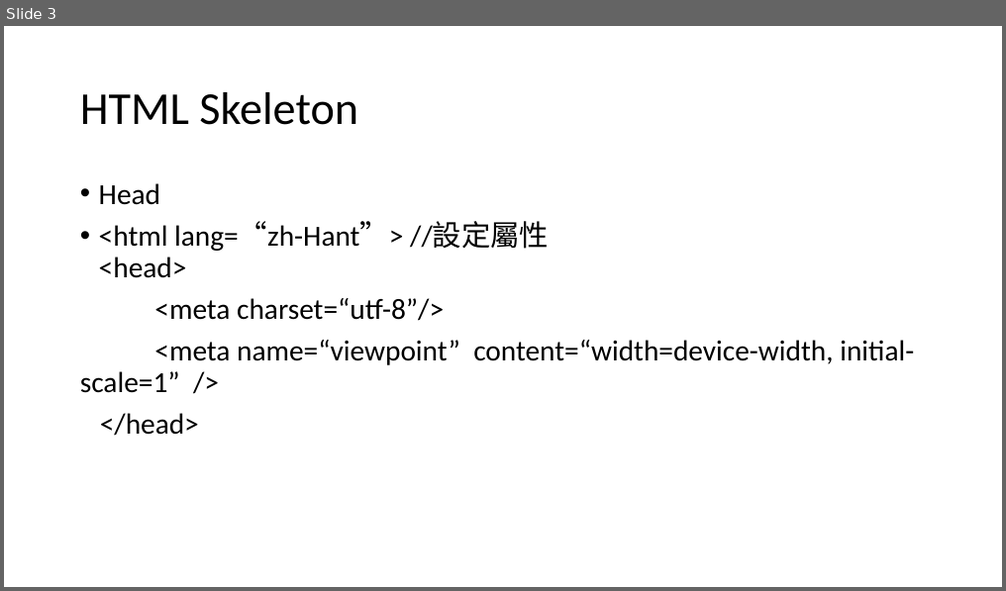
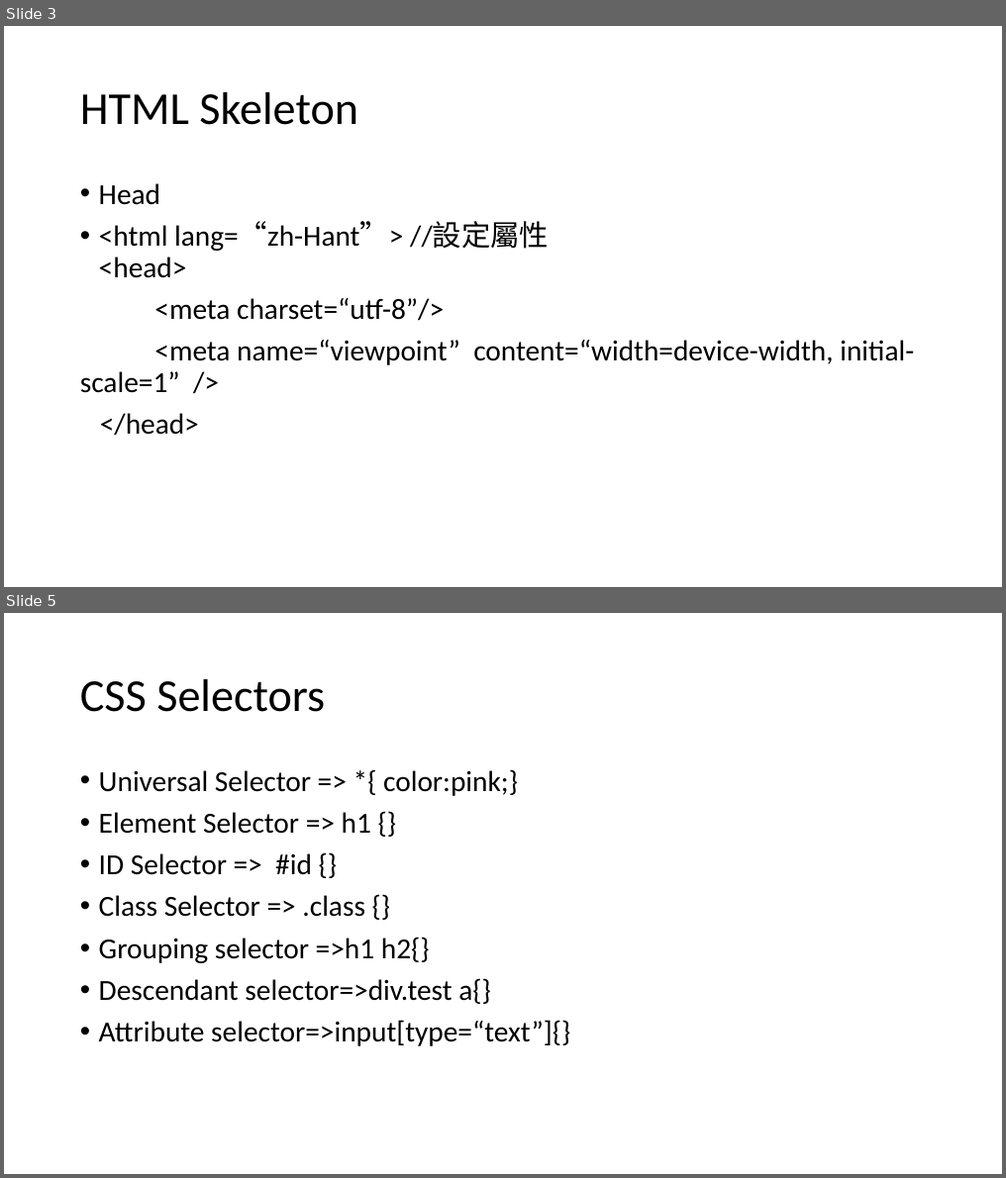
Before and after one commit to yhlizl/studyDocument, a slide deck: html.pptx. Shown one above the other, each under a label of ours: slide 3 before the commit, slides 3 and 5 after it; the slides between them are not shown. The pictures are 1006x591 and 1006x1178 pixels, drawn with LibreOffice and Linux fonts; fonts in the diff are those of the drawing. Boxes give left, top, right and bottom in pixels: in the first picture for what was removed or moved away, otherwise in the second. Text is boxed around its words. In the diff, an @@ line names an element or a change of style, - is before the commit and + after.

```diff
--- a/html.pptx
+++ b/html.pptx
@@ slide 5 added at (4, 613, 1002, 1174), background #FFFFFF @@
@@ title added at (80, 679, 325, 712), 44 pt, text #000000 @@
+CSS Selectors
@@ text added at (99, 769, 570, 1047), 28 pt, text #000000 @@
+• Universal Selector => *{ color:pink;}
+• Element Selector => h1 {}
+• ID Selector => #id {}
+• Class Selector => .class {}
+• Grouping selector =>h1 h2{}
+• Descendant selector=>div.test a{}
+• Attribute selector=>input[type=“text”]{}
```
Also in this commit, not shown: 1 other slide added, 18 other files.
